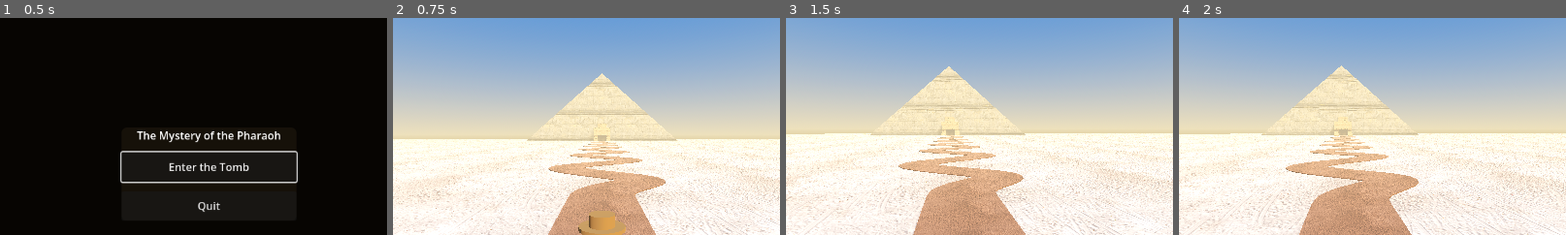
Above: before the commit, frames 1-4 (left to right).
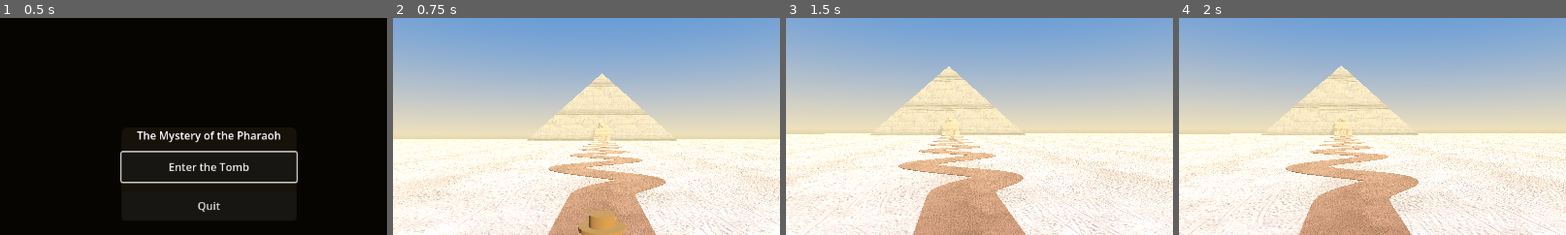
Above: after the commit, the same moments.

Repository: AnubisGott/The-Mystery-of-the-Pharaoh
Game: Godot game, scene res://main/main.tscn
Two runs of this game, one before a commit and one after it. Both use one fixed random seed, a clock stepped at 60 frames per second and the inputs below.
Inputs (mouse positions are % of the whole screen's width and height, from its top left):
- Up to frame 1 (0.5 s): no input
- Up to frame 2 (0.75 s): click "Enter the Tomb" at 0.5 s
- Up to frame 3 (1.5 s): tap Enter at 1.25 s; move the mouse to (55, 50) at 1.27 s; hold W (move_forward) from 1.28 s (still down); hold Ctrl (duck) from 1.28 s (still down)
- Up to frame 4 (2 s): keep holding W (move_forward); keep holding Ctrl (duck); tap Space (jump) at 1.52 s
The pictures show only the part of the screen within x 23-73%, y 14-64%; the shares and areas given below are measured in that part.

Frame 1 is identical in both runs. In frame 2, less than 0.1% of the frame differs, in the area x 51-57%, y 48-57%; in frame 3, less than 0.1%, in the area x 40-45%, y 45-55%; in frame 4, less than 0.1%.

Commit message:
Replace box sphinx with Blender-built GLB model (Phase 2)
tools/blender/make_sphinx.py models a stylized sphinx (beveled
stone blocks for the body, subdivision for the head, flaring
nemes headdress) and exports models/sphinx.glb headlessly. The
level instances the GLB and applies the triplanar sandstone
material at runtime, so the geometry needs no UVs. Entrance
passage dimensions are unchanged.

Co-Authored-By: Claude Fable 5 <noreply@anthropic.com>

Diff:
--- a/levels/path.gd
+++ b/levels/path.gd
@@ -1,4 +1,6 @@
 extends Node3D
+
+const SANDSTONE_MATERIAL: StandardMaterial3D = preload("res://materials/sandstone_sphinx.tres")
 
 const PATH_HALF_WIDTH: float = 1.5
 const START_Z: float = 30.0
@@ -37,6 +39,11 @@
 	spear_layer.player_hit.connect(_on_player_hit)
 	god_label.visible = GameManager.god_mode
 	GameManager.god_mode_changed.connect(func(enabled: bool): god_label.visible = enabled)
+
+	# The GLB carries geometry only; the triplanar sandstone material
+	# needs no UVs and matches the rest of the monument.
+	for mesh in $Monument/Sphinx.find_children("*", "MeshInstance3D"):
+		mesh.material_override = SANDSTONE_MATERIAL
 
 	_spear_timer = Timer.new()
 	_spear_timer.one_shot = true
--- a/levels/path.tscn
+++ b/levels/path.tscn
@@ -7,12 +7,10 @@
 [ext_resource type="Texture2D" path="res://textures/aerial_sand_diff_1k.jpg" id="5"]
 [ext_resource type="Texture2D" path="res://textures/aerial_sand_nor_gl_1k.jpg" id="6"]
 [ext_resource type="Texture2D" path="res://textures/aerial_sand_rough_1k.jpg" id="7"]
-[ext_resource type="Texture2D" path="res://textures/old_sandstone_02_diff_1k.jpg" id="8"]
-[ext_resource type="Texture2D" path="res://textures/old_sandstone_02_nor_gl_1k.jpg" id="9"]
-[ext_resource type="Texture2D" path="res://textures/old_sandstone_02_rough_1k.jpg" id="10"]
 [ext_resource type="Texture2D" path="res://textures/large_sandstone_blocks_diff_1k.jpg" id="11"]
 [ext_resource type="Texture2D" path="res://textures/large_sandstone_blocks_nor_gl_1k.jpg" id="12"]
 [ext_resource type="Texture2D" path="res://textures/large_sandstone_blocks_rough_1k.jpg" id="13"]
+[ext_resource type="PackedScene" path="res://models/sphinx.glb" id="14"]
 
 [sub_resource type="ProceduralSkyMaterial" id="ProceduralSkyMaterial_sky"]
 sky_top_color = Color(0.21, 0.42, 0.75, 1)
@@ -54,15 +52,6 @@
 uv1_triplanar = true
 uv1_world_triplanar = true
 
-[sub_resource type="StandardMaterial3D" id="StandardMaterial3D_sphinx"]
-albedo_texture = ExtResource("8")
-roughness_texture = ExtResource("10")
-normal_enabled = true
-normal_texture = ExtResource("9")
-uv1_scale = Vector3(0.22, 0.22, 0.22)
-uv1_triplanar = true
-uv1_world_triplanar = true
-
 [sub_resource type="StandardMaterial3D" id="StandardMaterial3D_pyramid"]
 albedo_texture = ExtResource("11")
 roughness_texture = ExtResource("13")
@@ -87,30 +76,6 @@
 [sub_resource type="PrismMesh" id="PrismMesh_pyramid"]
 material = SubResource("StandardMaterial3D_pyramid")
 size = Vector3(70, 30, 45)
-
-[sub_resource type="BoxMesh" id="BoxMesh_leg"]
-material = SubResource("StandardMaterial3D_sphinx")
-size = Vector3(1.7, 2, 5)
-
-[sub_resource type="BoxMesh" id="BoxMesh_paw"]
-material = SubResource("StandardMaterial3D_sphinx")
-size = Vector3(1.9, 1, 1.6)
-
-[sub_resource type="BoxMesh" id="BoxMesh_chest"]
-material = SubResource("StandardMaterial3D_sphinx")
-size = Vector3(7.4, 3.2, 3.5)
-
-[sub_resource type="BoxMesh" id="BoxMesh_rear"]
-material = SubResource("StandardMaterial3D_sphinx")
-size = Vector3(7.4, 5, 4)
-
-[sub_resource type="BoxMesh" id="BoxMesh_head"]
-material = SubResource("StandardMaterial3D_sphinx")
-size = Vector3(2.4, 2.4, 2)
-
-[sub_resource type="BoxMesh" id="BoxMesh_nemes"]
-material = SubResource("StandardMaterial3D_sphinx")
-size = Vector3(4.2, 2.2, 0.7)
 
 [sub_resource type="BoxMesh" id="BoxMesh_doorway"]
 material = SubResource("StandardMaterial3D_doorway")
@@ -158,37 +123,8 @@
 transform = Transform3D(1, 0, 0, 0, 1, 0, 0, 0, 1, 0, 15, -122)
 mesh = SubResource("PrismMesh_pyramid")
 
-[node name="LeftLeg" type="MeshInstance3D" parent="Monument"]
-transform = Transform3D(1, 0, 0, 0, 1, 0, 0, 0, 1, -2.8, 1, -94.5)
-mesh = SubResource("BoxMesh_leg")
-
-[node name="RightLeg" type="MeshInstance3D" parent="Monument"]
-transform = Transform3D(1, 0, 0, 0, 1, 0, 0, 0, 1, 2.8, 1, -94.5)
-mesh = SubResource("BoxMesh_leg")
-
-[node name="LeftPaw" type="MeshInstance3D" parent="Monument"]
-transform = Transform3D(1, 0, 0, 0, 1, 0, 0, 0, 1, -2.8, 0.5, -91.7)
-mesh = SubResource("BoxMesh_paw")
-
-[node name="RightPaw" type="MeshInstance3D" parent="Monument"]
-transform = Transform3D(1, 0, 0, 0, 1, 0, 0, 0, 1, 2.8, 0.5, -91.7)
-mesh = SubResource("BoxMesh_paw")
-
-[node name="Chest" type="MeshInstance3D" parent="Monument"]
-transform = Transform3D(1, 0, 0, 0, 1, 0, 0, 0, 1, 0, 4.2, -95.5)
-mesh = SubResource("BoxMesh_chest")
-
-[node name="RearBody" type="MeshInstance3D" parent="Monument"]
-transform = Transform3D(1, 0, 0, 0, 1, 0, 0, 0, 1, 0, 2.5, -99.5)
-mesh = SubResource("BoxMesh_rear")
-
-[node name="Head" type="MeshInstance3D" parent="Monument"]
-transform = Transform3D(1, 0, 0, 0, 1, 0, 0, 0, 1, 0, 6.6, -96.2)
-mesh = SubResource("BoxMesh_head")
-
-[node name="Nemes" type="MeshInstance3D" parent="Monument"]
-transform = Transform3D(1, 0, 0, 0, 1, 0, 0, 0, 1, 0, 6.8, -97.4)
-mesh = SubResource("BoxMesh_nemes")
+[node name="Sphinx" parent="Monument" instance=ExtResource("14")]
+transform = Transform3D(1, 0, 0, 0, 1, 0, 0, 0, 1, 0, 0, -96.9)
 
 [node name="Doorway" type="MeshInstance3D" parent="Monument"]
 transform = Transform3D(1, 0, 0, 0, 1, 0, 0, 0, 1, 0, 1.3, -97.35)
--- /dev/null
+++ b/materials/sandstone_sphinx.tres
@@ -0,0 +1,14 @@
+[gd_resource type="StandardMaterial3D" load_steps=4 format=3]
+
+[ext_resource type="Texture2D" path="res://textures/old_sandstone_02_diff_1k.jpg" id="1"]
+[ext_resource type="Texture2D" path="res://textures/old_sandstone_02_nor_gl_1k.jpg" id="2"]
+[ext_resource type="Texture2D" path="res://textures/old_sandstone_02_rough_1k.jpg" id="3"]
+
+[resource]
+albedo_texture = ExtResource("1")
+roughness_texture = ExtResource("3")
+normal_enabled = true
+normal_texture = ExtResource("2")
+uv1_scale = Vector3(0.22, 0.22, 0.22)
+uv1_triplanar = true
+uv1_world_triplanar = true
Not shown: 1 places in levels/path.tscn that only renumber resources
Binary file added: models/sphinx.glb
Not shown, added: models/sphinx.glb.import
Not shown, changed: README.md
Not shown, added: tools/blender/make_sphinx.py
